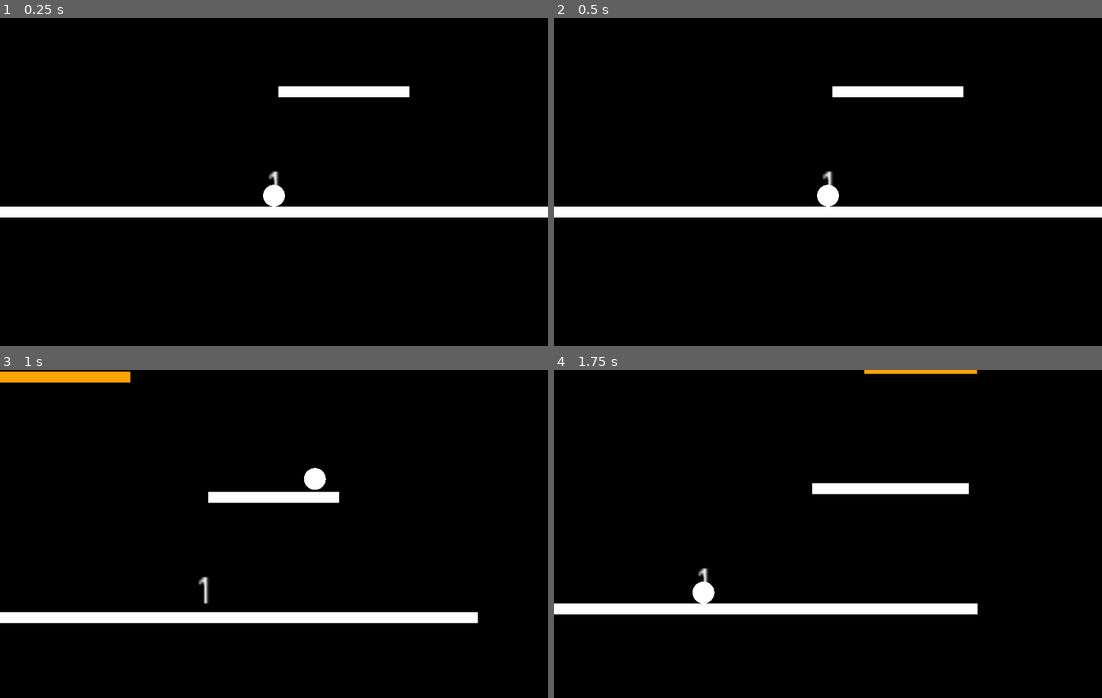
Above: before the commit, frames 1-4 (two rows, left to right).
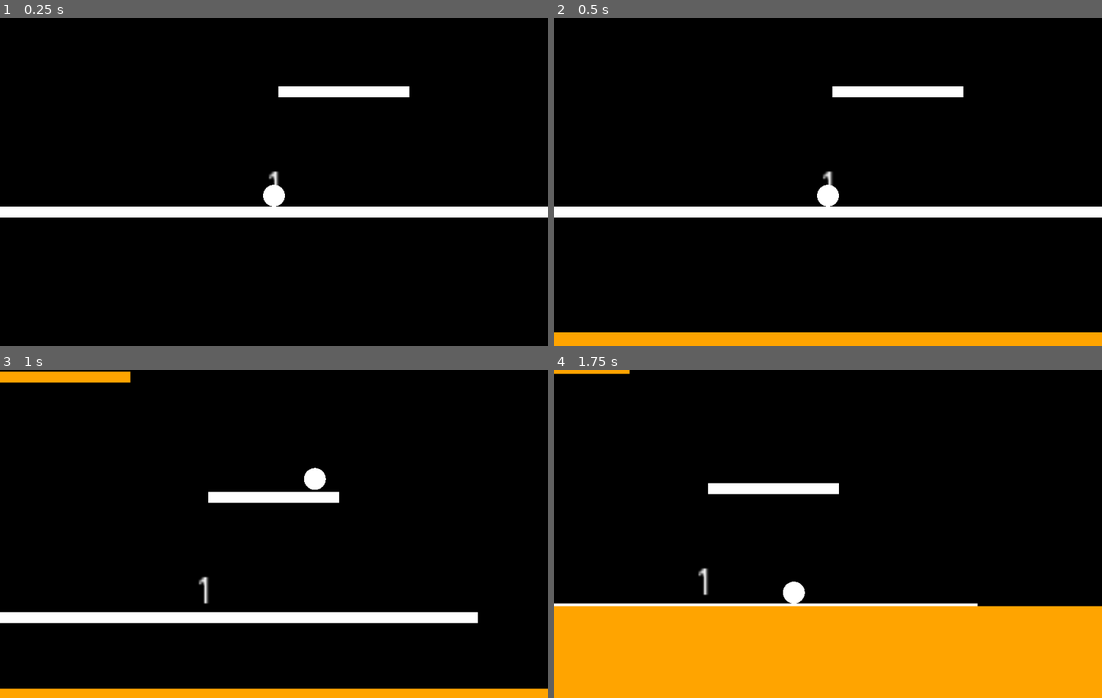
Above: after the commit, the same moments.

Repository: RedYou1/IcyTower
Game: Godot game, scene res://Scenes/Jeu.tscn
Two runs of this game, one before a commit and one after it. Both use one fixed random seed, a clock stepped at 60 frames per second and the inputs below.
Inputs:
- Up to frame 1 (0.25 s): no input
- Up to frame 2 (0.5 s): no input
- Up to frame 3 (1 s): hold D (DROIT) from 0.53 s (still down); tap Space (SAUT) at 0.77 s
- Up to frame 4 (1.75 s): release D (DROIT) at 1.28 s; hold A (GAUCHE) from 1.28 s (still down); tap D (DROIT) at 1.35 s; tap Space (SAUT) at 1.52 s

Frame 1 is identical in both runs. In frame 2, 4.2% of the frame differs, in the area x 0-100%, y 95-100%; in frame 3, 2.9%; in frame 4, 31%, in the area x 0-100%, y 0-100%.

Commit message:
français

Diff:
--- a/Scenes/Drapeau.tscn
+++ b/Scenes/Drapeau.tscn
@@ -4,12 +4,12 @@
 [ext_resource path="res://Ressources/Drapeau.png" type="Texture" id=2]
 
 [sub_resource type="RectangleShape2D" id=1]
+extents = Vector2( 32, 32 )
 
 [node name="Drapeau" type="StaticBody2D"]
 script = ExtResource( 1 )
 
 [node name="Sprite" type="Sprite" parent="."]
-scale = Vector2( 0.313567, 0.312582 )
 texture = ExtResource( 2 )
 
 [node name="CollisionShape2D" type="CollisionShape2D" parent="."]
--- a/Scenes/Jeu.tscn
+++ b/Scenes/Jeu.tscn
@@ -25,5 +25,5 @@
 position = Vector2( 500, 1280 )
 
 [node name="Lave" parent="." instance=ExtResource( 3 )]
-position = Vector2( -1320, 1820 )
-width = 3960.0
+position = Vector2( -1320, 1620 )
+longueur = 3960.0
--- a/Scripts/Drapeau.gd
+++ b/Scripts/Drapeau.gd
@@ -1,6 +1,6 @@
 extends StaticBody2D
 
-func hit(qui):
+func toucher(qui):
 	if qui.name == "joueur":
 		var jeu = get_parent().get_parent()
 		jeu.niveau += 1
--- a/Scripts/Gomba.gd
+++ b/Scripts/Gomba.gd
@@ -8,27 +8,29 @@
 
 export(float) var minX = 0
 export(float) var maxX = 0
-export(float) var speed = 5
+export(float) var vitesse = 6
 export(directions) var dir = directions.DROIT
 
 func _process(delta):
-	var s = speed * dir
-	if s+position.x <= minX:
-		s = minX-position.x
+	var distance = vitesse * dir
+	if distance+position.x <= minX:
+		distance = minX-position.x
 		dir = directions.DROIT
 
-	if s+position.x >= maxX:
-		s = maxX-position.x
+	if distance+position.x >= maxX:
+		distance = maxX-position.x
 		dir = directions.GAUCHE
 
-	var col = move_and_collide(Vector2(s,0))
-	if col != null:
+	var qui = move_and_collide(Vector2(distance,0))
+	if qui != null:
 		dir *= -1
-		if col.collider.name == "joueur":
-			hit(col.collider)
+		if qui.collider.name == "joueur":
+			toucher(qui.collider)
+		else:
+			qui.collider.queu_free()
 
 
-func hit(qui):
+func toucher(qui):
 	var jeu = get_parent().get_parent()
 	jeu.niveau = 1
 	jeu.reset_interne()
--- a/Scripts/Jeu.gd
+++ b/Scripts/Jeu.gd
@@ -5,86 +5,86 @@
 const drapeau = preload("res://Scenes/Drapeau.tscn")
 const gomba = preload("res://Scenes/Gomba.tscn")
 
-export(float) var distance_entre_plancher = 200 setget setDistance
+export(float) var distance_entre_plancher = 200 setget changerDistance
 
-export(float) var width_default = 1000 setget setWidth
-export(float) var plancher_min_width_default = 150 setget setPMin
-export(float) var plancher_max_width_default = 300 setget setPMax
-export(float) var plancher_height_default = 20 setget setPHeight
-export(float) var max_distance_x = 250 setget setMaxX
+export(float) var longueur_default = 1000 setget changerlongueur
+export(float) var plancher_min_longueur_default = 150 setget changerPMin
+export(float) var plancher_max_longueur_default = 300 setget changerPMax
+export(float) var plancher_hauteur_default = 20 setget changerPhauteur
+export(float) var max_distance_x = 250 setget changerMaxX
 
-export(float) var chance_normal = 1 setget setNormal
-export(float) var chance_gomba = 1 setget setGomba
-export(float) var chance_casser = 1 setget setCasser
+export(float) var chance_normal = 1 setget changerNormal
+export(float) var chance_gomba = 1 setget changerGomba
+export(float) var chance_casser = 1 setget changerCasser
 
-var width = width_default
-var height = 0
-var plancher_min_width = plancher_min_width_default
-var plancher_max_width = plancher_max_width_default
-var plancher_height = plancher_height_default
+var longueur = longueur_default
+var hauteur = 0
+var plancher_min_longueur = plancher_min_longueur_default
+var plancher_max_longueur = plancher_max_longueur_default
+var plancher_hauteur = plancher_hauteur_default
 var nombre_plancher = 5
 
-export(int) var niveau = 1 setget setNiveau
+export(int) var niveau = 1 setget changerNiveau
 
 export(bool) var reset setget reset_interne
 
-func setMaxX(x):
+func changerMaxX(x):
 	if max_distance_x != x:
 		max_distance_x = x
 		reset_interne()
 
-func setCasser(g):
+func changerCasser(g):
 	if chance_casser != g:
 		chance_casser = g
 		reset_interne()
 
-func setNormal(n):
+func changerNormal(n):
 	if chance_normal != n:
 		chance_normal = n
 		reset_interne()
 
-func setGomba(g):
+func changerGomba(g):
 	if chance_gomba != g:
 		chance_gomba = g
 		reset_interne()
 
-func setNiveau(niv):
+func changerNiveau(niv):
 	if niveau != niv:
 		niveau = niv
 		reset_interne()
 
-func setPMin(pmw):
-	if plancher_min_width_default != pmw:
-		plancher_min_width_default = pmw
+func changerPMin(pmw):
+	if plancher_min_longueur_default != pmw:
+		plancher_min_longueur_default = pmw
 		reset_interne()
 
-func setPMax(pmw):
-	if plancher_max_width_default != pmw:
-		plancher_max_width_default = pmw
+func changerPMax(pmw):
+	if plancher_max_longueur_default != pmw:
+		plancher_max_longueur_default = pmw
 		reset_interne()
 
-func setWidth(w):
-	if width_default != w:
-		width_default = w
+func changerlongueur(w):
+	if longueur_default != w:
+		longueur_default = w
 		reset_interne()
 
-func setDistance(d):
+func changerDistance(d):
 	distance_entre_plancher = d
 	reset_interne()
 
-func setPHeight(h):
-	plancher_height_default = h
+func changerPhauteur(h):
+	plancher_hauteur_default = h
 	reset_interne()
 
 func calc_niveau():
 	var n = niveau-1
-	width = width_default
-	plancher_min_width = plancher_min_width_default - min(n,plancher_min_width_default-10)
-	plancher_max_width = plancher_max_width_default - min(n,plancher_min_width_default-plancher_min_width)
-	plancher_height = plancher_height_default
+	longueur = longueur_default
+	plancher_min_longueur = plancher_min_longueur_default - min(n,plancher_min_longueur_default-10)
+	plancher_max_longueur = plancher_max_longueur_default - min(n,plancher_min_longueur_default-plancher_min_longueur)
+	plancher_hauteur = plancher_hauteur_default
 	nombre_plancher = 6 + n * 2
-	height = nombre_plancher * (distance_entre_plancher + plancher_height)
-	position.y = - height
+	hauteur = nombre_plancher * (distance_entre_plancher + plancher_hauteur)
+	position.y = - hauteur
 
 func reset_interne(a=true):
 	calc_niveau()
@@ -103,28 +103,28 @@
 		calc_niveau()
 
 	var label = get_node("Label")
-	label.rect_size = Vector2(width/5,(height-plancher_height)/5)
+	label.rect_size = Vector2(longueur/5,(hauteur-plancher_hauteur)/5)
 	label.text = str(niveau)
 
 	var lave = get_node("Lave")
-	lave.position = Vector2(-height,height+lave.speed*100)
-	lave.width = height * 3
+	lave.position = Vector2(-hauteur,hauteur+lave.vitesse*100)
+	lave.longueur = hauteur * 3
 
 	var intern = get_node("interne")
 
 	var p = null
 
 	for i in range(nombre_plancher+1):
-		var w = rand_range(plancher_min_width,plancher_max_width)
+		var w = rand_range(plancher_min_longueur,plancher_max_longueur)
 		var x
 		if p != null:
-			x = rand_range(max(0,p.position.x-w-max_distance_x),min(width-w,p.position.x+p.width+max_distance_x))
+			x = rand_range(max(0,p.position.x-w-max_distance_x),min(longueur-w,p.position.x+p.longueur+max_distance_x))
 		else:
-			x = rand_range(0,width-w)
+			x = rand_range(0,longueur-w)
 		p = plancher.instance()
-		p.width = w
-		p.height = plancher_height
-		var py = (height-plancher_height) - i*(distance_entre_plancher+plancher_height)
+		p.longueur = w
+		p.hauteur = plancher_hauteur
+		var py = (hauteur-plancher_hauteur) - i*(distance_entre_plancher+plancher_hauteur)
 		p.position = Vector2(x,py)
 
 		if i < nombre_plancher and i > 1:
@@ -145,23 +145,20 @@
 
 	p = intern.get_child(intern.get_child_count()-1)
 	var d = drapeau.instance()
-	d.position = Vector2(p.position.x+p.width/2,p.position.y-5)
+	d.position = Vector2(p.position.x+p.longueur/2+16,p.position.y-p.hauteur/2-16)
 	intern.add_child(d)
 
 	p = plancher.instance()
-	p.width = width
-	p.height = plancher_height
-	p.position = Vector2(0,height-plancher_height)
+	p.longueur = longueur
+	p.hauteur = plancher_hauteur
+	p.position = Vector2(0,hauteur-plancher_hauteur)
 	intern.add_child(p)
 
 	var j = get_node("joueur")
-	j.position = Vector2(p.position.x+p.width/2,p.position.y-j.radius)
+	j.position = Vector2(p.position.x+p.longueur/2,p.position.y-j.rayon)
 
 var joueur
 
 func _ready():
 	__ajoutPlancher()
 	joueur = get_node("joueur")
-
-func setPosLave():
-	joueur.update()
--- a/Scripts/Lave.gd
+++ b/Scripts/Lave.gd
@@ -1,21 +1,21 @@
 tool
 extends Node2D
 
-export(float) var width = 1000 setget setWidth
+export(float) var longueur = 1000 setget setLongueur
 
-export(float) var height = 1000 setget setHeight
+export(float) var hauteur = 1000 setget setHauteur
 
-export(float) var speed = 5
+export(float) var vitesse = 3
 
 var parent
 var joueur
 
-func setWidth(w):
-	width = w
+func setLongueur(l):
+	longueur = l
 	update()
 
-func setHeight(h):
-	height = h
+func setHauteur(h):
+	hauteur = h
 	update()
 
 func _ready():
@@ -25,12 +25,12 @@
 
 func _process(delta):
 	if not Engine.editor_hint:
-		position.y -= speed
-		if joueur.position.y + joueur.radius > position.y:
+		position.y -= vitesse
+		if joueur.position.y + joueur.rayon > position.y:
 			parent.niveau = 1
 			parent.reset_interne()
 		else:
-			parent.setPosLave()
+			joueur.update()
 
 func _draw():
-	draw_rect(Rect2(0,0,width,height),Color.orange)
+	draw_rect(Rect2(0,0,longueur,hauteur),Color.orange)
--- a/Scripts/joueur.gd
+++ b/Scripts/joueur.gd
@@ -2,20 +2,20 @@
 extends KinematicBody2D
 
 
-export(float) var radius = 20 setget setR
-export(float) var gravity = 0.98
-export(float) var speed = 7.5
+export(float) var rayon = 20 setget changerRayon
+export(float) var gravite = 0.98
+export(float) var vitesse = 7.5
 export(float) var forceSaut = 25
 
 var vitesseY = 0
 
 var jeu
 
-func setR(_radius):
-	radius = _radius
+func changerRayon(_rayon):
+	rayon = _rayon
 	var col = get_node("CollisionShape2D")
 	var shape = CircleShape2D.new()
-	shape.radius = radius
+	shape.rayon = rayon
 	col.shape = shape
 	col.position = Vector2()
 	update()
@@ -24,35 +24,35 @@
 	jeu = get_parent()
 	var col = get_node("CollisionShape2D")
 	var shape = CircleShape2D.new()
-	shape.radius = radius
+	shape.radius = rayon
 	col.shape = shape
 	col.position = Vector2()
 
 func _physics_process(delta):
 	if not Engine.editor_hint:
-		vitesseY += gravity
+		vitesseY += gravite
 
-		var col = move_and_collide(Vector2(0,vitesseY))
+		var qui = move_and_collide(Vector2(0,vitesseY))
 
-		if col != null:
+		if qui != null:
 			vitesseY = 0
-			if col.collider.has_method("hit"):
-				col.collider.hit(self)
+			if qui.collider.has_method("toucher"):
+				qui.collider.toucher(self)
 
 
 		if vitesseY == 0 and Input.is_action_pressed("SAUT"):
 			vitesseY -= forceSaut
 
-		var move = 0
+		var deplacement = 0
 		if Input.is_action_pressed("GAUCHE"):
-			move -= 1
+			deplacement -= 1
 		if Input.is_action_pressed("DROIT"):
-			move += 1
+			deplacement += 1
 
-		if move != 0:
-			col = move_and_collide(Vector2(move,0)*speed)
-			if col != null and col.collider.has_method("hit"):
-				col.collider.hit(self)
+		if deplacement != 0:
+			qui = move_and_collide(Vector2(deplacement,0)*vitesse)
+			if qui != null and qui.collider.has_method("toucher"):
+				qui.collider.toucher(self)
 
 func _draw():
-	draw_circle(Vector2(),radius,Color.white)
+	draw_circle(Vector2(),rayon,Color.white)
--- a/Scripts/plancher.gd
+++ b/Scripts/plancher.gd
@@ -2,29 +2,29 @@
 extends KinematicBody2D
 
 
-export(float) var width = 100 setget setW
-export(float) var height = 20 setget setH
-export(bool) var casser = false setget setCasser
+export(float) var longueur = 100 setget changerLongueur
+export(float) var hauteur = 20 setget changerHauteur
+export(bool) var casser = false setget changerCasser
 
-export(Color) var couleurBase = Color.white setget setCouleurBase
-export(Color) var couleurCasser = Color.orange setget setCouleurCasser
+export(Color) var couleurBase = Color.white setget changerCouleurBase
+export(Color) var couleurCasser = Color.orange setget changerCouleurCasser
 export(Color) var couleurCasserEnCours = Color.red
 
 var couleur = couleurBase
 
-func setCouleurCasser(c):
+func changerCouleurCasser(c):
 	couleurCasserEnCours = c
 	if casser:
 		couleur = couleurCasserEnCours
 		update()
 
-func setCouleurBase(c):
+func changerCouleurBase(c):
 	couleurBase = c
 	if not casser:
 		couleur = couleurBase
 		update()
 
-func setCasser(c):
+func changerCasser(c):
 	casser = c
 	if casser:
 		couleur = couleurCasser
@@ -32,40 +32,40 @@
 		couleur = couleurBase
 	update()
 
-func setW(_width):
-	width = _width
+func changerLongueur(_longueur):
+	longueur = _longueur
 	var col = get_node("CollisionShape2D")
 	var shape = RectangleShape2D.new()
-	shape.extents = Vector2(width/2,height/2)
+	shape.extents = Vector2(longueur/2,hauteur/2)
 	col.shape = shape
-	col.position = Vector2(width/2,height/2)
+	col.position = Vector2(longueur/2,hauteur/2)
 	update()
 
-func setH(_height):
-	height = _height
+func changerHauteur(_hauteur):
+	hauteur = _hauteur
 	var col = get_node("CollisionShape2D")
 	var shape = RectangleShape2D.new()
-	shape.extents = Vector2(width/2,height/2)
+	shape.extents = Vector2(longueur/2,hauteur/2)
 	col.shape = shape
-	col.position = Vector2(width/2,height/2)
+	col.position = Vector2(longueur/2,hauteur/2)
 	update()
 
 
 func _ready():
 	var col = get_node("CollisionShape2D")
 	var shape = RectangleShape2D.new()
-	shape.extents = Vector2(width/2,height/2)
+	shape.extents = Vector2(longueur/2,hauteur/2)
 	col.shape = shape
-	col.position = Vector2(width/2,height/2)
+	col.position = Vector2(longueur/2,hauteur/2)
 	update()
 
-func hit(qui):
+func toucher(qui):
 	if casser and qui.name == "joueur" and get_node("CasserTemps1").is_stopped():
 		get_node("CasserTemps1").start()
 
 
 func _draw():
-	draw_rect(Rect2(0,0,width,height),couleur)
+	draw_rect(Rect2(0,0,longueur,hauteur),couleur)
 
 
 func _on_CasserTemps1_timeout():
Binary file changed: Ressources/Drapeau.png
